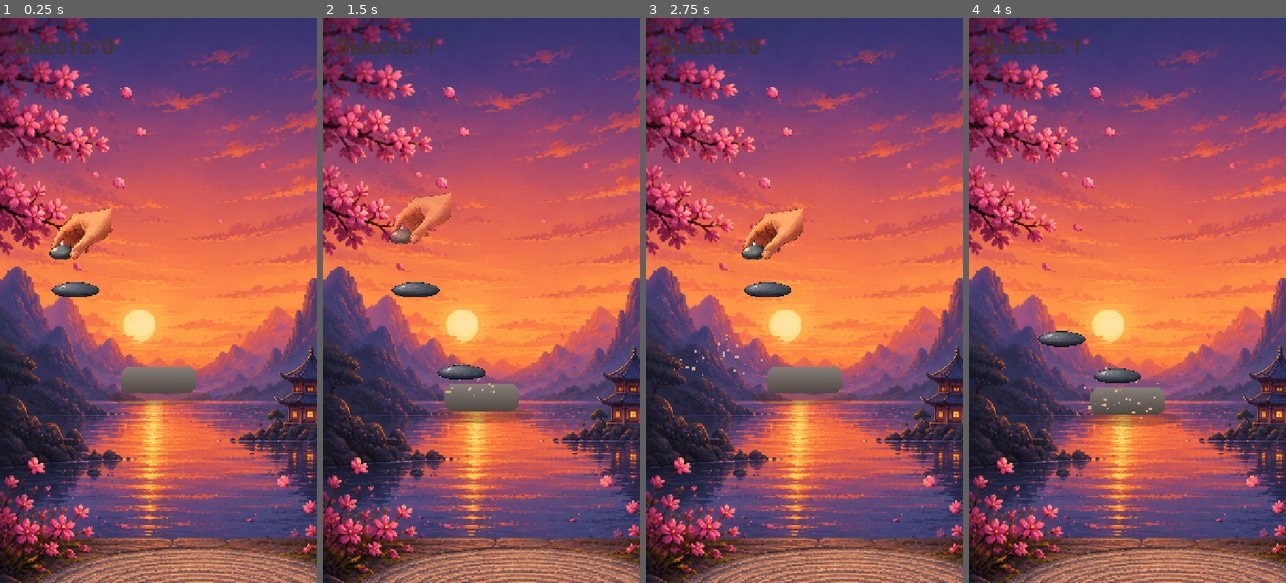
Above: before the commit, frames 1-4 (left to right).
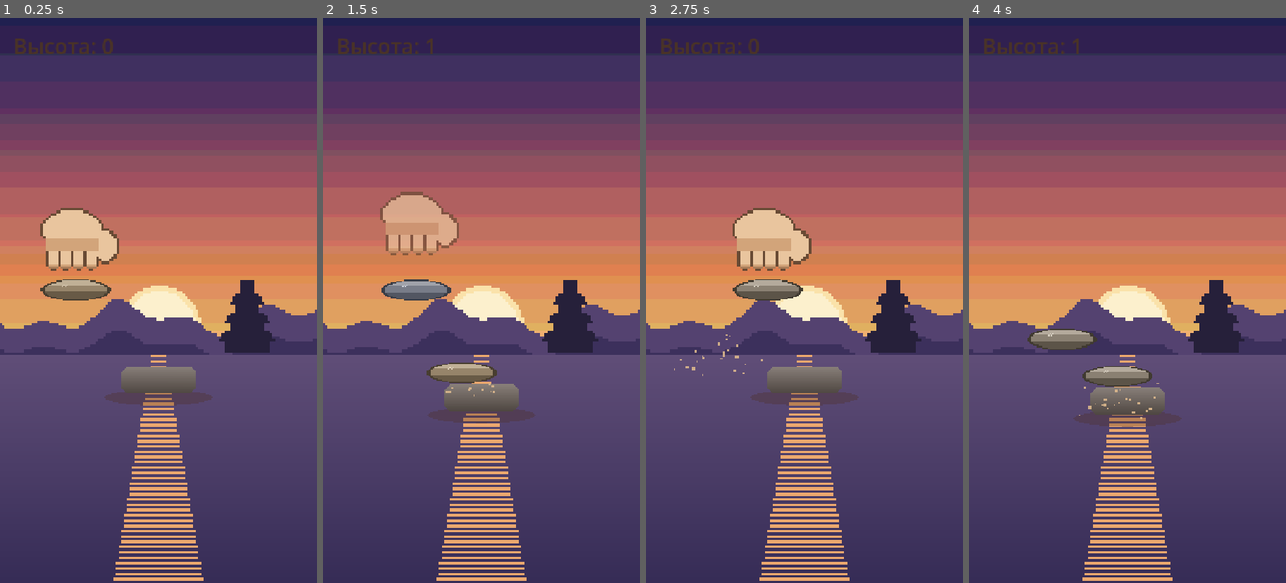
Above: after the commit, the same moments.

Repository: Babaika8/balance-tower
Game: Godot game, scene res://main.tscn
The game is run twice, just before and just after one commit, with the same random seed, the same clock (stepped at 60 frames per second) and the same inputs.
Inputs (mouse positions are in pixels of both pictures, inside the frame that each line leads up to):
- Up to frame 1 (0.25 s): no input
- Up to frame 2 (1.5 s): tap Enter at 0.5 s; move the mouse to (551, 272) at 0.52 s; click (551, 272) at 0.67 s; tap Space at 0.77 s; move the mouse to (418, 328) at 1.27 s; click (418, 328) at 1.42 s
- Up to frame 3 (2.75 s): tap Space at 1.52 s; move the mouse to (836, 176) at 2.02 s; click (836, 176) at 2.17 s
- Up to frame 4 (4 s): move the mouse to (1111, 413) at 2.77 s; click (1111, 413) at 2.92 s; tap Space at 3.02, 3.77 s; move the mouse to (1222, 385) at 3.52 s; click (1222, 385) at 3.67 s

The runs differ from the first frame. In frame 1, 80% of the frame differs, in the area x 0-100%, y 0-100%; in frame 2, 80%; in frame 3, 80%; in frame 4, 80%.

Commit message:
Generate 16-bit pixel-art zen skin (stone/hand/background) + nearest filter
Co-Authored-By: Claude Opus 4.8 <noreply@anthropic.com>

Diff:
--- a/game.gd
+++ b/game.gd
@@ -61,6 +61,7 @@
 	if bg_tex:
 		var bg := TextureRect.new()
 		bg.texture = bg_tex
+		bg.texture_filter = CanvasItem.TEXTURE_FILTER_NEAREST
 		bg.stretch_mode = TextureRect.STRETCH_KEEP_ASPECT_COVERED
 		bg.set_anchors_and_offsets_preset(Control.PRESET_FULL_RECT)
 		layer.add_child(bg)
@@ -400,6 +401,7 @@
 func _sprite_scaled_to_width(tex: Texture2D, target_w: float) -> Sprite2D:
 	var sp := Sprite2D.new()
 	sp.texture = tex
+	sp.texture_filter = CanvasItem.TEXTURE_FILTER_NEAREST
 	var s := target_w / float(maxi(1, tex.get_width()))
 	sp.scale = Vector2(s, s)
 	return sp
Binary file changed: assets/zen/background.png
Binary file changed: assets/zen/hand.png
Binary file changed: assets/zen/stone.png
Binary file added: assets/zen/stone2.png
Not shown, added: assets/zen/stone2.png.import
Binary file added: assets/zen/stone3.png
Not shown, added: assets/zen/stone3.png.import
Not shown, changed: build/web/index.html
Not shown, changed: build/web/index.pck
Not shown, added: tools/gen_art.py
